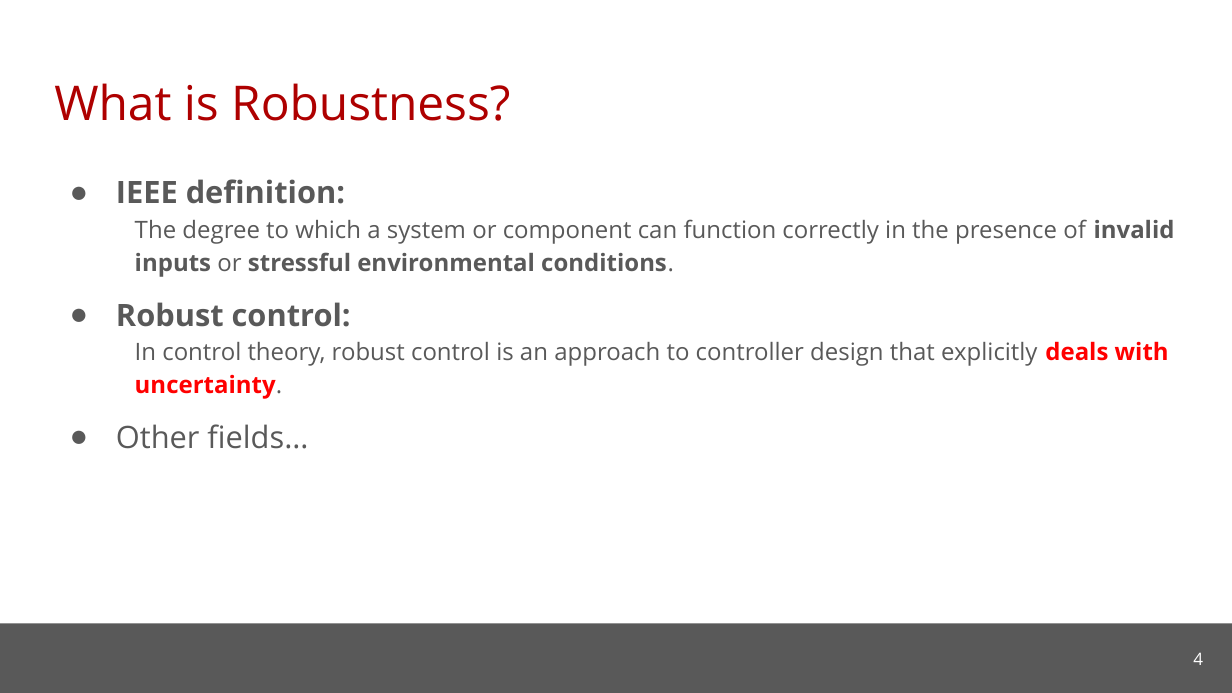
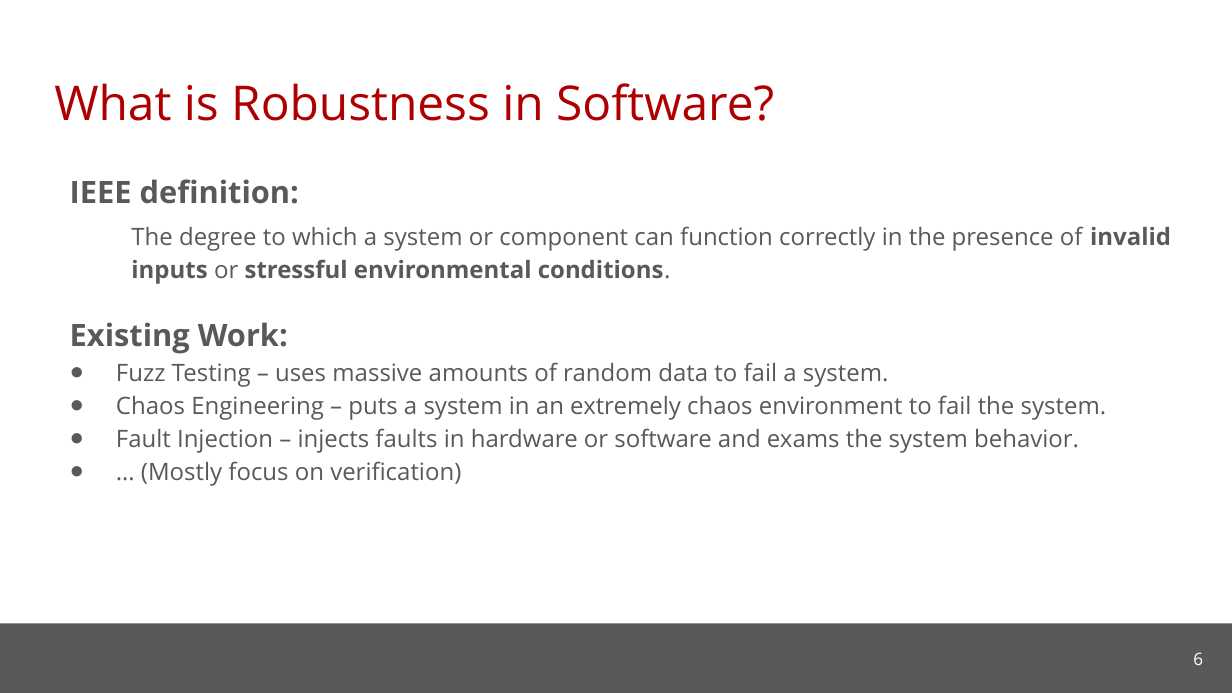
Before and after one commit to cmu-soda/Robustness, a slide deck: slide 6 of Robustness.pptx (slide 4 before the commit). Drawn at 1232x693 pixels with LibreOffice and Linux fonts; fonts in the diff are those of the drawing; background and template pictures are left out. Boxes give left, top, right and bottom in pixels: in the first picture for what was removed or moved away, otherwise in the second. Text is boxed around its words. In the diff, an @@ line names an element or a change of style, - is before the commit and + after.

Commit message:
Update slides

```diff
--- a/Robustness.pptx
+++ b/Robustness.pptx
@@ title at [54,83,774,121]: text changed @@
-What is Robustness?
+What is Robustness in Software?
@@ text at [70,179,1171,284]: bullet ● to none; indent changed; more space between paragraphs @@
@@ text at [70,322,1107,486]: text changed @@
-● Robust control:
-  In control theory, robust control is an approach to controller design that explicitly deals with uncertainty.
-● Other fields…
+Existing Work:
+● Fuzz Testing – uses massive amounts of random data to fail a system.
+● Chaos Engineering – puts a system in an extremely chaos environment to fail the system.
+● Fault Injection – injects faults in hardware or software and exams the system behavior.
+● … (Mostly focus on verification)
@@ page number at [1193,652,1203,665]: text changed @@
-4
+6
```
Also in this commit, not shown: 6 other slides changed, 2 slides added, 3 slides removed.
